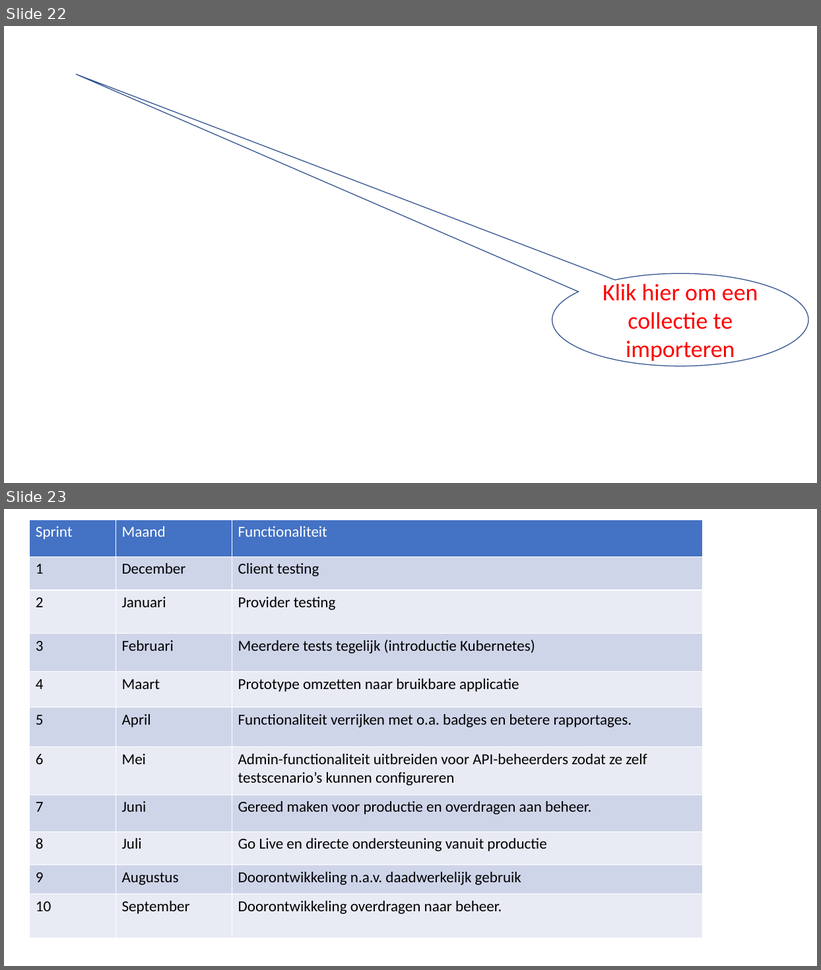
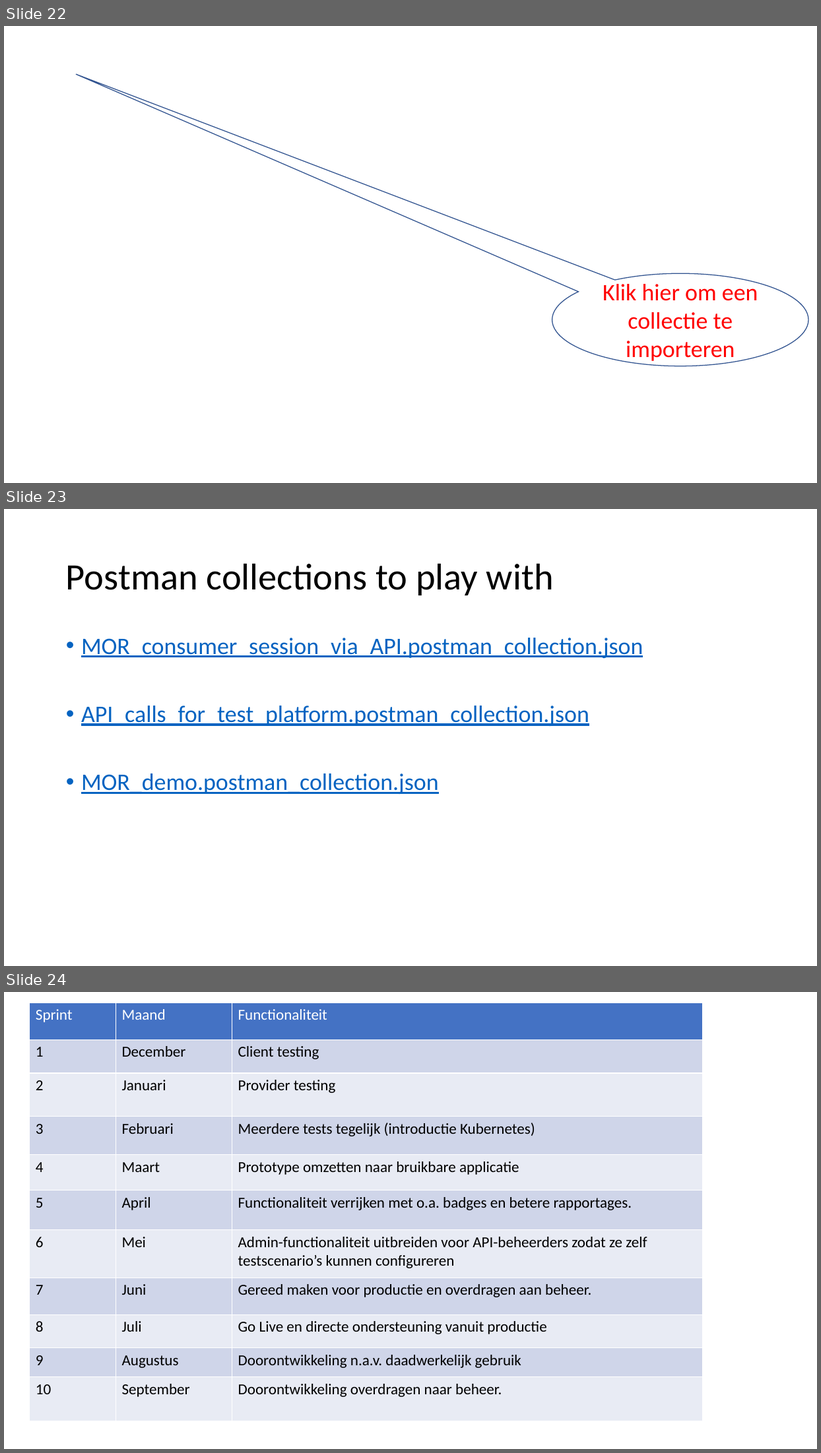
Before and after one commit to VNG-Realisatie/api-test-platform, a slide deck: doc/api_lab/tutorial testvoorziening.pptx. Shown one above the other, each under a label of ours: slides 22 and 23 before the commit, slides 22, 23 and 24 after it. The pictures are 821x970 and 821x1453 pixels, drawn with LibreOffice and Linux fonts; fonts in the diff are those of the drawing; background and template pictures are left out. Boxes give left, top, right and bottom in pixels: in the first picture for what was removed or moved away, otherwise in the second. Text is boxed around its words. In the diff, an @@ line names an element or a change of style, - is before the commit and + after.

```diff
--- a/doc/api_lab/tutorial testvoorziening.pptx
+++ b/doc/api_lab/tutorial testvoorziening.pptx
@@ slide 23 added at [4, 509, 817, 966], background #FFFFFF @@
@@ title added at [66, 563, 554, 595], 44 pt, text #000000 @@
+Postman collections to play with
@@ text added at [81, 638, 643, 794], 28 pt, text #0563C1, underline @@
+• MOR_consumer_session_via_API.postman_collection.json
+• API_calls_for_test_platform.postman_collection.json
+• MOR_demo.postman_collection.json
@@ what was slide 23 is now slide 24 @@
```
